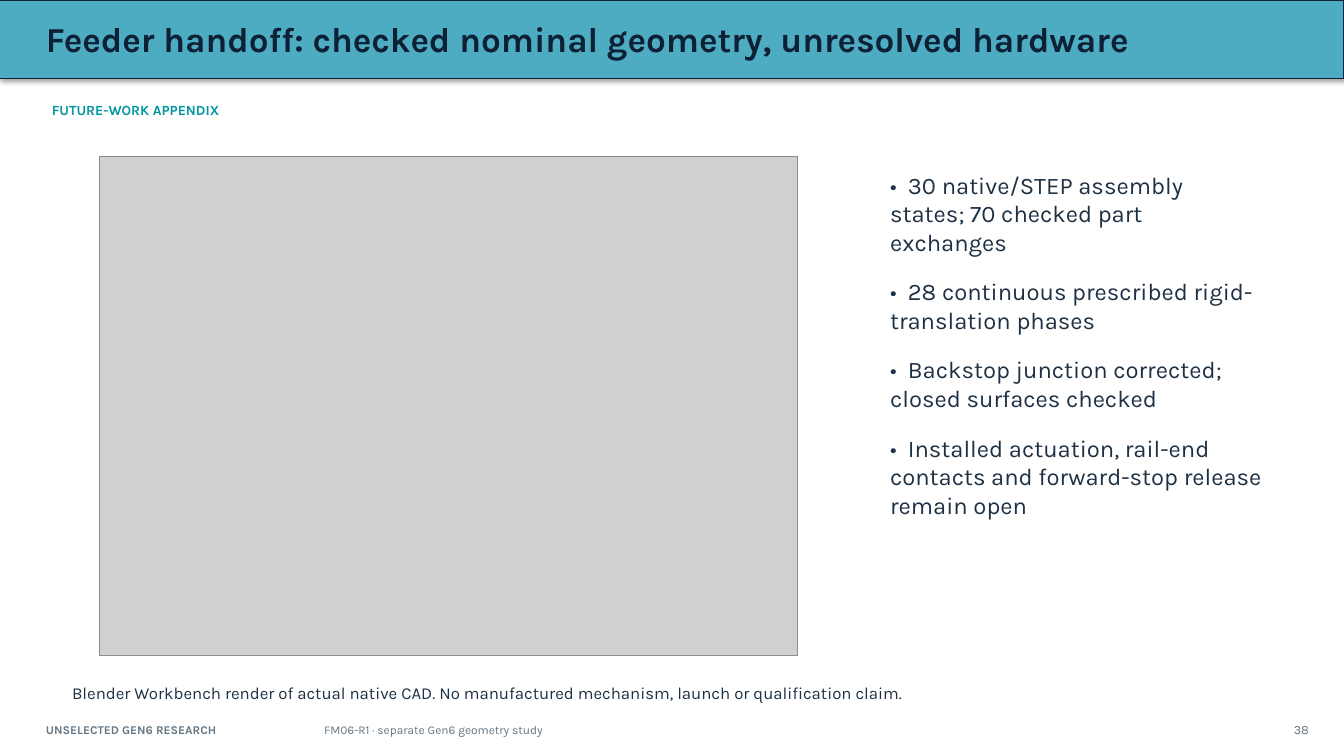
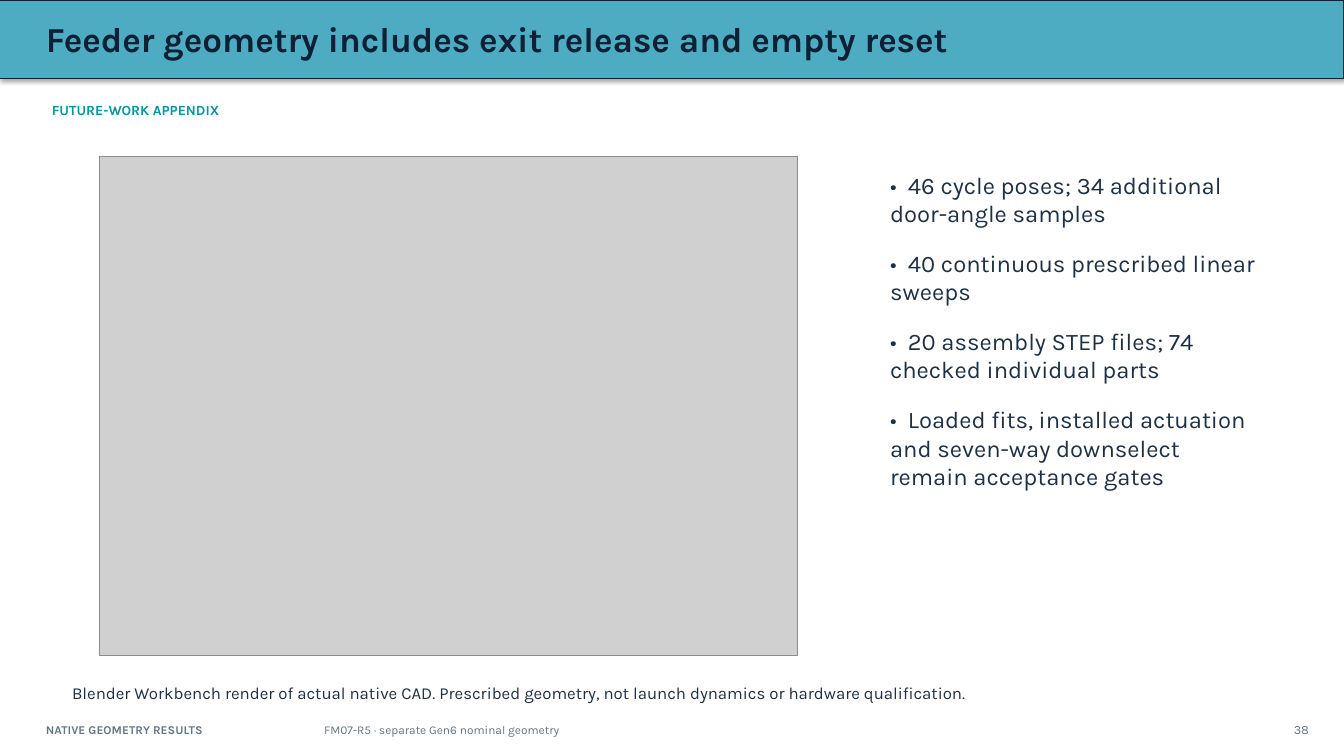
Before and after one commit to aaaaaaaaaaaavm/VOLLEY-thesis, a slide deck: slide 38 of university/final_review_2026_10_10/VOLLEY_Final_Review_2026-10-10.pptx. Drawn at 1344x756 pixels with LibreOffice and Linux fonts; fonts in the diff are those of the drawing; grey boxes stand for pictures. Boxes give left, top, right and bottom in pixels: in the first picture for what was removed or moved away, otherwise in the second. Text is boxed around its words. In the diff, an @@ line names an element or a change of style, - is before the commit and + after.

Commit message:
Synchronize release-reset geometry across academic and project editions

```diff
--- a/university/final_review_2026_10_10/VOLLEY_Final_Review_2026-10-10.pptx
+++ b/university/final_review_2026_10_10/VOLLEY_Final_Review_2026-10-10.pptx
@@ text at box(46, 27, 948, 61): text changed @@
-Feeder handoff: checked nominal geometry, unresolved hardware
+Feeder geometry includes exit release and empty reset
@@ text at box(890, 177, 1255, 491): text changed @@
-• 30 native/STEP assembly states; 70 checked part exchanges
-• 28 continuous prescribed rigid-translation phases
-• Backstop junction corrected; closed surfaces checked
-• Installed actuation, rail-end contacts and forward-stop release remain open
+• 46 cycle poses; 34 additional door-angle samples
+• 40 continuous prescribed linear sweeps
+• 20 assembly STEP files; 74 checked individual parts
+• Loaded fits, installed actuation and seven-way downselect remain acceptance gates
@@ text at box(72, 687, 965, 703): text changed @@
-Blender Workbench render of actual native CAD. No manufactured mechanism, launch or qualification claim.
+Blender Workbench render of actual native CAD. Prescribed geometry, not launch dynamics or hardware qualification.
@@ text at box(46, 726, 203, 734): text changed @@
-UNSELECTED GEN6 RESEARCH
+NATIVE GEOMETRY RESULTS
@@ text at box(324, 726, 559, 737): text changed @@
-FM06-R1 · separate Gen6 geometry study
+FM07-R5 · separate Gen6 nominal geometry
```
Also in this commit, not shown: 16 other files.
